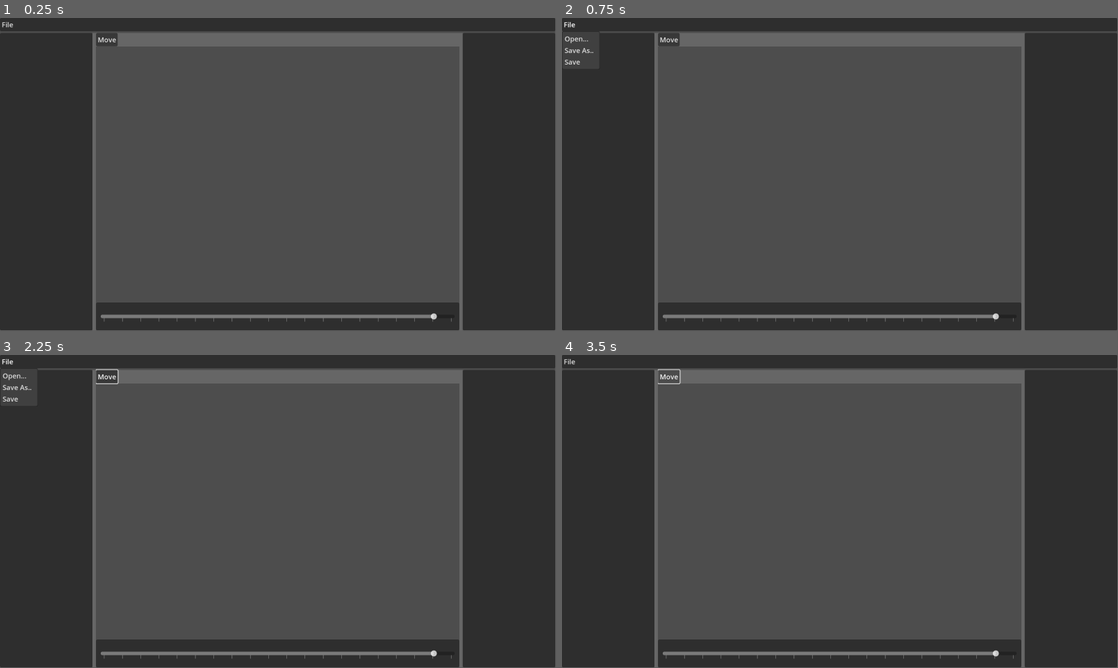
Above: before the commit, frames 1-4 (two rows, left to right).
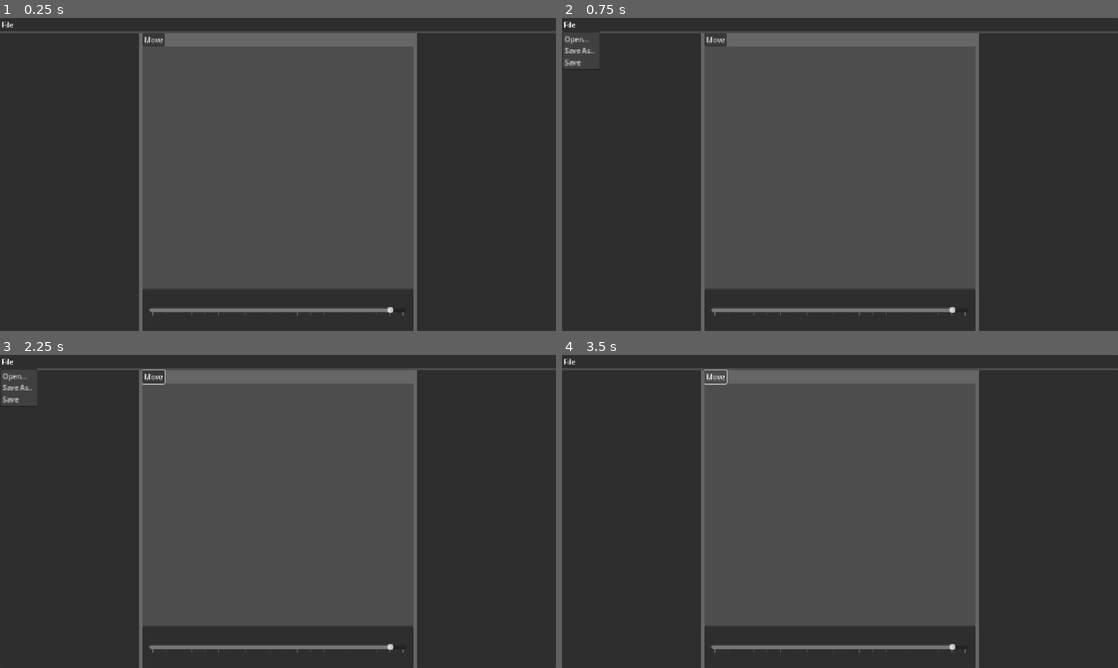
Above: after the commit, the same moments.

Repository: reni-ferenczi/geotekton
Game: Godot game, scene res://Scenes/Editor/editor.tscn
Two runs of this game, one before a commit and one after it. Both use one fixed random seed, a clock stepped at 60 frames per second and the inputs below.
Inputs:
- Up to frame 1 (0.25 s): no input
- Up to frame 2 (0.75 s): click "File" at 0.5 s
- Up to frame 3 (2.25 s): click "Move" at 1.25 s; click "File" at 2 s
- Up to frame 4 (3.5 s): click "Move" at 2.75 s
In our replay, the window is 799x449 before the commit and 800x450 after it. These sizes can differ from the game's own. Grey fills any space a smaller window leaves; there, only what the larger window draws over its background counts as a difference.

The runs differ from the first frame. In frame 1, 19% of the frame differs, in the area x 0-100%, y 1-100%; in frame 2, 19%; in frame 3, 19%; in frame 4, 19%.

Commit message:
UI scaling

Diff:
--- a/Scenes/Editor/editor.tscn
+++ b/Scenes/Editor/editor.tscn
@@ -20,7 +20,7 @@
 size_flags_vertical = 4
 
 [node name="Menu" type="PanelContainer" parent="VBoxContainer"]
-custom_minimum_size = Vector2(0, 46)
+custom_minimum_size = Vector2(0, 31)
 layout_mode = 2
 
 [node name="MenuBar" type="MenuBar" parent="VBoxContainer/Menu"]
@@ -58,7 +58,7 @@
 size_flags_horizontal = 3
 
 [node name="PanelContainer" type="PanelContainer" parent="VBoxContainer/LeftSplitter/RightSplitter/Center"]
-custom_minimum_size = Vector2(0, 46)
+custom_minimum_size = Vector2(0, 31)
 layout_mode = 2
 theme_override_styles/panel = SubResource("StyleBoxFlat_ub1o7")
 
@@ -81,7 +81,7 @@
 
 [node name="SubViewport" type="SubViewport" parent="VBoxContainer/LeftSplitter/RightSplitter/Center/View"]
 handle_input_locally = false
-size = Vector2i(1264, 880)
+size = Vector2i(1264, 910)
 render_target_update_mode = 4
 
 [node name="Planet" parent="VBoxContainer/LeftSplitter/RightSplitter/Center/View/SubViewport" instance=ExtResource("1_dftp8")]
--- a/Scenes/Planet/planet.gdshader
+++ b/Scenes/Planet/planet.gdshader
@@ -1,5 +1,7 @@
 shader_type spatial;
+//render_mode depth_draw_always;
 
+uniform bool is_globe = false;
 uniform sampler2D earth_tex : source_color;
 
 uniform vec4 color = vec4(1.0, 1.0, 1.0, 0.3333);
@@ -13,8 +15,11 @@
     // Longiture and latitute grids
 	vec2 uv = UV * split;
 	vec2 f = abs(fract(uv + vec2(0.5)) - vec2(0.5));
-	float c = cos(PI * abs(UV.y - 0.5));
-	bool g = f.x * c < width.x || f.y < width.y;
+	if (is_globe) {
+		// Widen the grid towards the poles to keep the line width constant
+		f.x *= cos(PI * abs(UV.y - 0.5));
+	}
+	bool g = f.x < width.x || f.y < width.y;
 
     // mix grid & earth
     ALBEDO = mix(earth.rgb, color.rgb, g ? color.a : 0.0);
--- a/Scenes/Planet/planet.tscn
+++ b/Scenes/Planet/planet.tscn
@@ -1,12 +1,31 @@
-[gd_scene load_steps=4 format=3 uid="uid://ddsy7ljlp8o3g"]
+[gd_scene load_steps=7 format=3 uid="uid://ddsy7ljlp8o3g"]
 
-[ext_resource type="Material" uid="uid://bysebjdg37f6l" path="res://Scenes/Planet/planet.tres" id="1_510pn"]
+[ext_resource type="Shader" uid="uid://diyn5fhv3xlpq" path="res://Scenes/Planet/planet.gdshader" id="1_4ilve"]
+[ext_resource type="Texture2D" uid="uid://b5wu0grjetgpn" path="res://Assets/Textures/Earth.jpg" id="2_wwls2"]
 
 [sub_resource type="SphereMesh" id="SphereMesh_510pn"]
 radial_segments = 128
 rings = 64
 
+[sub_resource type="ShaderMaterial" id="ShaderMaterial_ip3qi"]
+render_priority = 0
+shader = ExtResource("1_4ilve")
+shader_parameter/is_globe = true
+shader_parameter/earth_tex = ExtResource("2_wwls2")
+shader_parameter/color = Vector4(1, 1, 1, 0.3333)
+shader_parameter/width = Vector2(0.015, 0.015)
+shader_parameter/split = Vector2(24, 12)
+
 [sub_resource type="PlaneMesh" id="PlaneMesh_510pn"]
+
+[sub_resource type="ShaderMaterial" id="ShaderMaterial_elfkv"]
+render_priority = 0
+shader = ExtResource("1_4ilve")
+shader_parameter/is_globe = false
+shader_parameter/earth_tex = ExtResource("2_wwls2")
+shader_parameter/color = Vector4(1, 1, 1, 0.3333)
+shader_parameter/width = Vector2(0.015, 0.015)
+shader_parameter/split = Vector2(24, 12)
 
 [node name="Planet" type="Node3D"]
 metadata/_edit_lock_ = true
@@ -14,14 +33,13 @@
 [node name="Globe" type="MeshInstance3D" parent="."]
 transform = Transform3D(-1, 0, -8.742278e-08, 0, 1, 0, 8.742278e-08, 0, -1, 0, 0, 0)
 mesh = SubResource("SphereMesh_510pn")
-surface_material_override/0 = ExtResource("1_510pn")
+surface_material_override/0 = SubResource("ShaderMaterial_ip3qi")
 metadata/_edit_lock_ = true
 
 [node name="Map" type="MeshInstance3D" parent="."]
 transform = Transform3D(1, 0, 0, 0, -4.371139e-08, -0.5, 0, 1, -2.1855694e-08, 0, 0, 0)
-visible = false
 mesh = SubResource("PlaneMesh_510pn")
-surface_material_override/0 = ExtResource("1_510pn")
+surface_material_override/0 = SubResource("ShaderMaterial_elfkv")
 metadata/_edit_lock_ = true
 
 [node name="Camera3D" type="Camera3D" parent="."]
--- a/Scenes/Timeline/timeline.tscn
+++ b/Scenes/Timeline/timeline.tscn
@@ -15,7 +15,7 @@
 custom_minimum_size = Vector2(150, 64)
 layout_mode = 2
 size_flags_horizontal = 3
-max_value = 2000.0
+max_value = 2000.1
 step = 10.0
 page = 100.0
 value = 2000.0
--- a/project.godot
+++ b/project.godot
@@ -19,13 +19,17 @@
 
 window/size/viewport_width=1920
 window/size/viewport_height=1080
+window/stretch/mode="canvas_items"
+window/stretch/aspect="expand"
+window/stretch/scale=1.5
 
 [gui]
 
-theme/default_theme_scale=1.5
 theme/custom="uid://bbafhmnkglx3i"
 
 [rendering]
 
 renderer/rendering_method="gl_compatibility"
 renderer/rendering_method.mobile="gl_compatibility"
+anti_aliasing/quality/msaa_2d=1
+anti_aliasing/quality/msaa_3d=1
